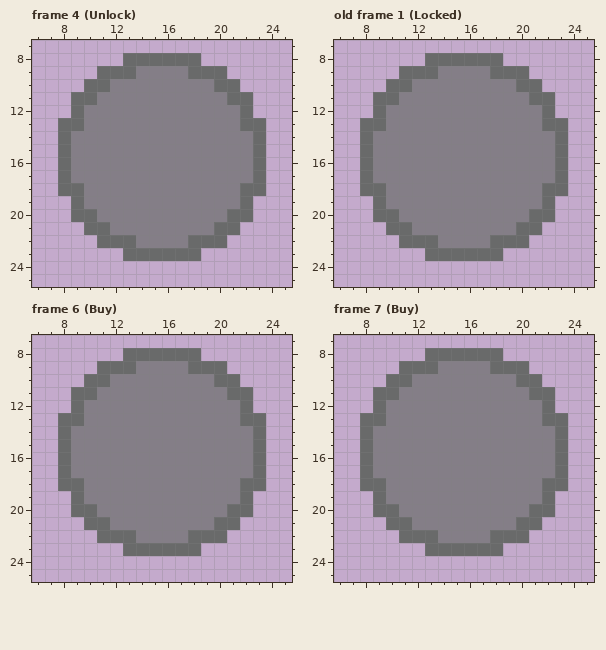
One commit to this pixel-art file: res/shop/UpgradeMarkers.aseprite. The picture above was drawn from the file before the commit.
32x32 pixels, 9 frames. Shown: frame 4 (Unlock): x 6..25, y 7..25; old frame 1 (Locked): x 6..25, y 7..25; frame 6 (Buy): x 6..25, y 7..25; frame 7 (Buy): x 6..25, y 7..25. The commit also changed other frames, which this record leaves out.
New version:
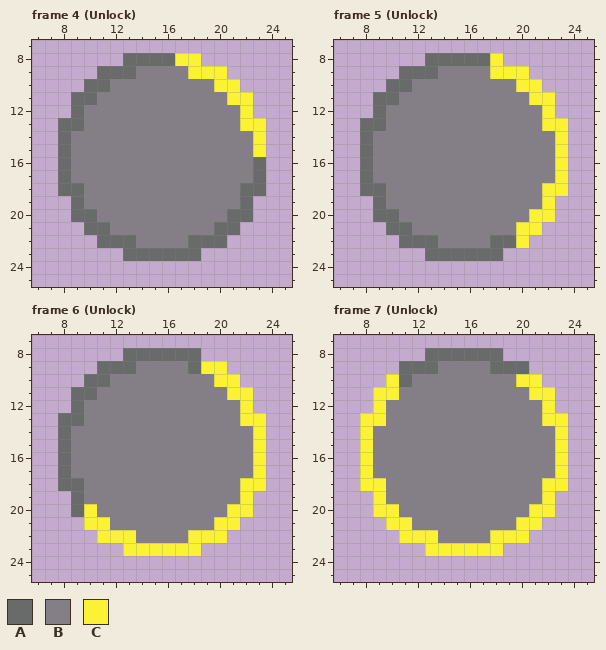
Palette (. is transparent): A #696a6a  B #847e87  C #fbf236
A new or re-ordered frame is compared with the old frame closest to it.
From old to new:
frames re-ordered
--- frame 4 (Unlock)
@@ x 15..25 @@
  7 ...........
- 8 AAAA.......
- 9 BBBAAA.....
-10 BBBBBAA....
-11 BBBBBBAA...
-12 BBBBBBBA...
-13 BBBBBBBAA..
-14 BBBBBBBBA..
-15 BBBBBBBBA..
+ 8 AACC.......
+ 9 BBBCCC.....
+10 BBBBBCC....
+11 BBBBBBCC...
+12 BBBBBBBC...
+13 BBBBBBBCC..
+14 BBBBBBBBC..
+15 BBBBBBBBC..
 16 BBBBBBBBA..
--- frame 5 (Unlock) against old frame 1 (Locked)
@@ x 16..25 @@
  7 ..........
- 8 AAA.......
- 9 BBAAA.....
-10 BBBBAA....
-11 BBBBBAA...
-12 BBBBBBA...
-13 BBBBBBAA..
-14 BBBBBBBA..
-15 BBBBBBBA..
-16 BBBBBBBA..
-17 BBBBBBBA..
-18 BBBBBBAA..
-19 BBBBBBA...
-20 BBBBBAA...
-21 BBBBAA....
-22 BBAAA.....
+ 8 AAC.......
+ 9 BBCCC.....
+10 BBBBCC....
+11 BBBBBCC...
+12 BBBBBBC...
+13 BBBBBBCC..
+14 BBBBBBBC..
+15 BBBBBBBC..
+16 BBBBBBBC..
+17 BBBBBBBC..
+18 BBBBBBCC..
+19 BBBBBBC...
+20 BBBBBCC...
+21 BBBBCC....
+22 BBAAC.....
 23 AAA.......
--- frame 6 (Unlock)
@@ x 6..25 @@
  8 .......AAAAAA.......
- 9 .....AAABBBBAAA.....
-10 ....AABBBBBBBBAA....
-11 ...AABBBBBBBBBBAA...
-12 ...ABBBBBBBBBBBBA...
-13 ..AABBBBBBBBBBBBAA..
-14 ..ABBBBBBBBBBBBBBA..
-15 ..ABBBBBBBBBBBBBBA..
-16 ..ABBBBBBBBBBBBBBA..
-17 ..ABBBBBBBBBBBBBBA..
-18 ..AABBBBBBBBBBBBAA..
-19 ...ABBBBBBBBBBBBA...
-20 ...AABBBBBBBBBBAA...
-21 ....AABBBBBBBBAA....
-22 .....AAABBBBAAA.....
-23 .......AAAAAA.......
+ 9 .....AAABBBBACC.....
+10 ....AABBBBBBBBCC....
+11 ...AABBBBBBBBBBCC...
+12 ...ABBBBBBBBBBBBC...
+13 ..AABBBBBBBBBBBBCC..
+14 ..ABBBBBBBBBBBBBBC..
+15 ..ABBBBBBBBBBBBBBC..
+16 ..ABBBBBBBBBBBBBBC..
+17 ..ABBBBBBBBBBBBBBC..
+18 ..AABBBBBBBBBBBBCC..
+19 ...ABBBBBBBBBBBBC...
+20 ...ACBBBBBBBBBBCC...
+21 ....CCBBBBBBBBCC....
+22 .....CCCBBBBCCC.....
+23 .......CCCCCC.......
 24 ....................
--- frame 7 (Unlock)
@@ x 6..25 @@
  9 .....AAABBBBAAA.....
-10 ....AABBBBBBBBAA....
-11 ...AABBBBBBBBBBAA...
-12 ...ABBBBBBBBBBBBA...
-13 ..AABBBBBBBBBBBBAA..
-14 ..ABBBBBBBBBBBBBBA..
-15 ..ABBBBBBBBBBBBBBA..
-16 ..ABBBBBBBBBBBBBBA..
-17 ..ABBBBBBBBBBBBBBA..
-18 ..AABBBBBBBBBBBBAA..
-19 ...ABBBBBBBBBBBBA...
-20 ...AABBBBBBBBBBAA...
-21 ....AABBBBBBBBAA....
-22 .....AAABBBBAAA.....
-23 .......AAAAAA.......
+10 ....CABBBBBBBBCC....
+11 ...CCBBBBBBBBBBCC...
+12 ...CBBBBBBBBBBBBC...
+13 ..CCBBBBBBBBBBBBCC..
+14 ..CBBBBBBBBBBBBBBC..
+15 ..CBBBBBBBBBBBBBBC..
+16 ..CBBBBBBBBBBBBBBC..
+17 ..CBBBBBBBBBBBBBBC..
+18 ..CCBBBBBBBBBBBBCC..
+19 ...CBBBBBBBBBBBBC...
+20 ...CCBBBBBBBBBBCC...
+21 ....CCBBBBBBBBCC....
+22 .....CCCBBBBCCC.....
+23 .......CCCCCC.......
 24 ....................
